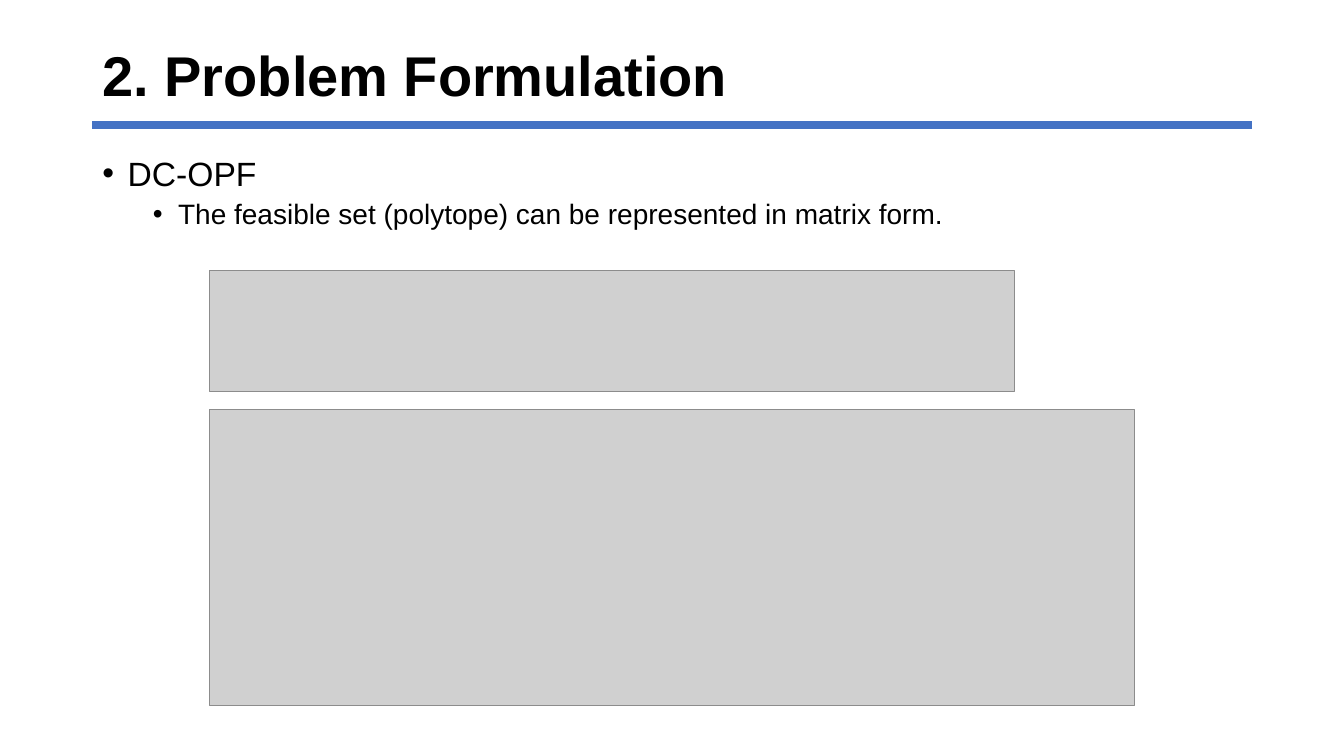
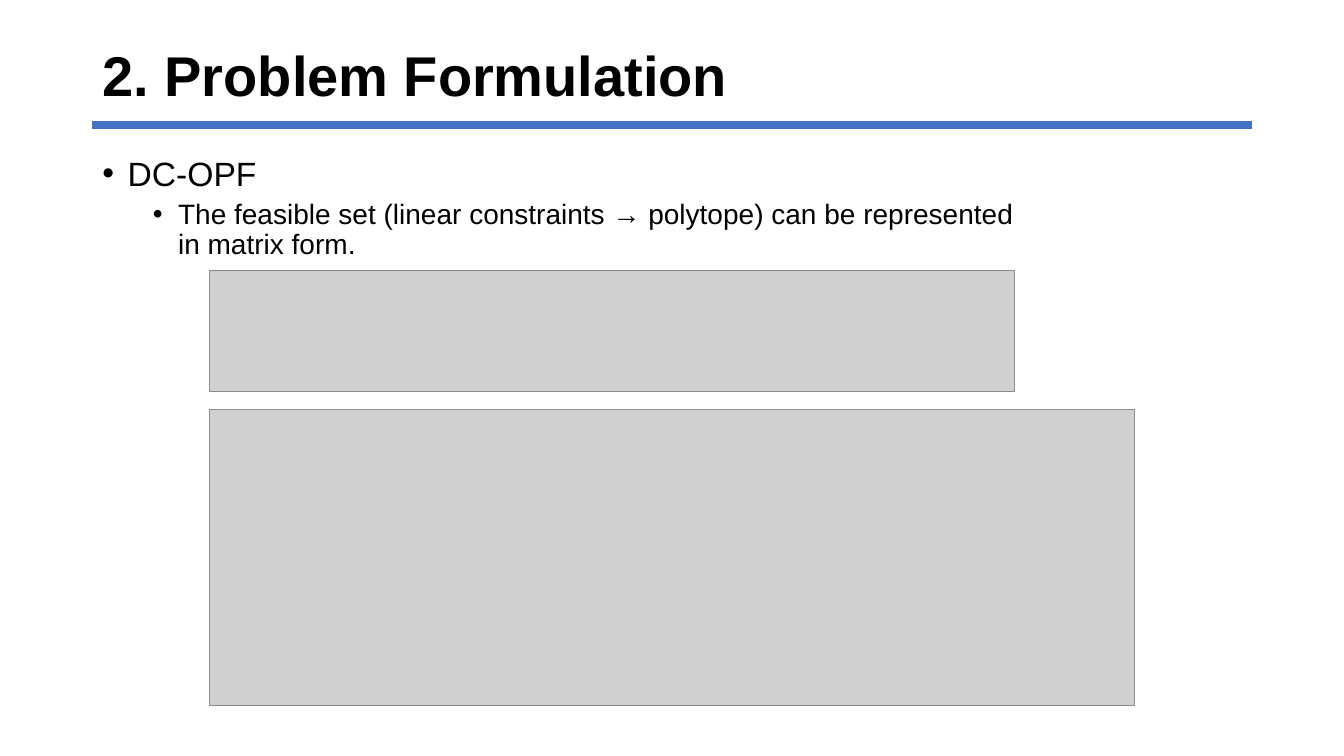
Before and after one commit to jhyun0919/Project_EE394V_SPR2020, a slide deck: slide 5 of report/Park.pptx. Drawn at 1344x756 pixels with LibreOffice and Linux fonts; fonts in the diff are those of the drawing; grey boxes stand for pictures. Boxes give left, top, right and bottom in pixels: in the first picture for what was removed or moved away, otherwise in the second. Text is boxed around its words. In the diff, an @@ line names an element or a change of style, - is before the commit and + after.

```diff
--- a/report/Park.pptx
+++ b/report/Park.pptx
@@ text at <box>178,203,1013,255</box>: text changed @@
-  • The feasible set (polytope) can be represented in matrix form.
+  • The feasible set (linear constraints → polytope) can be represented
+    in matrix form.
```
Also in this commit, not shown: 7 other slides changed.
